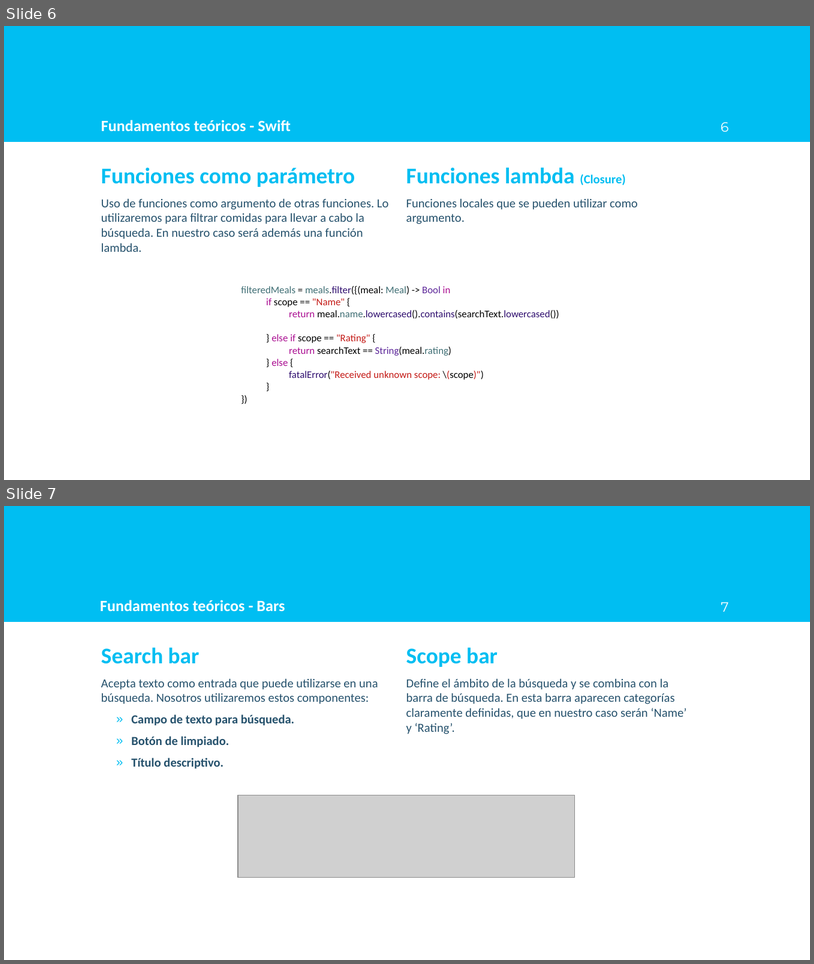
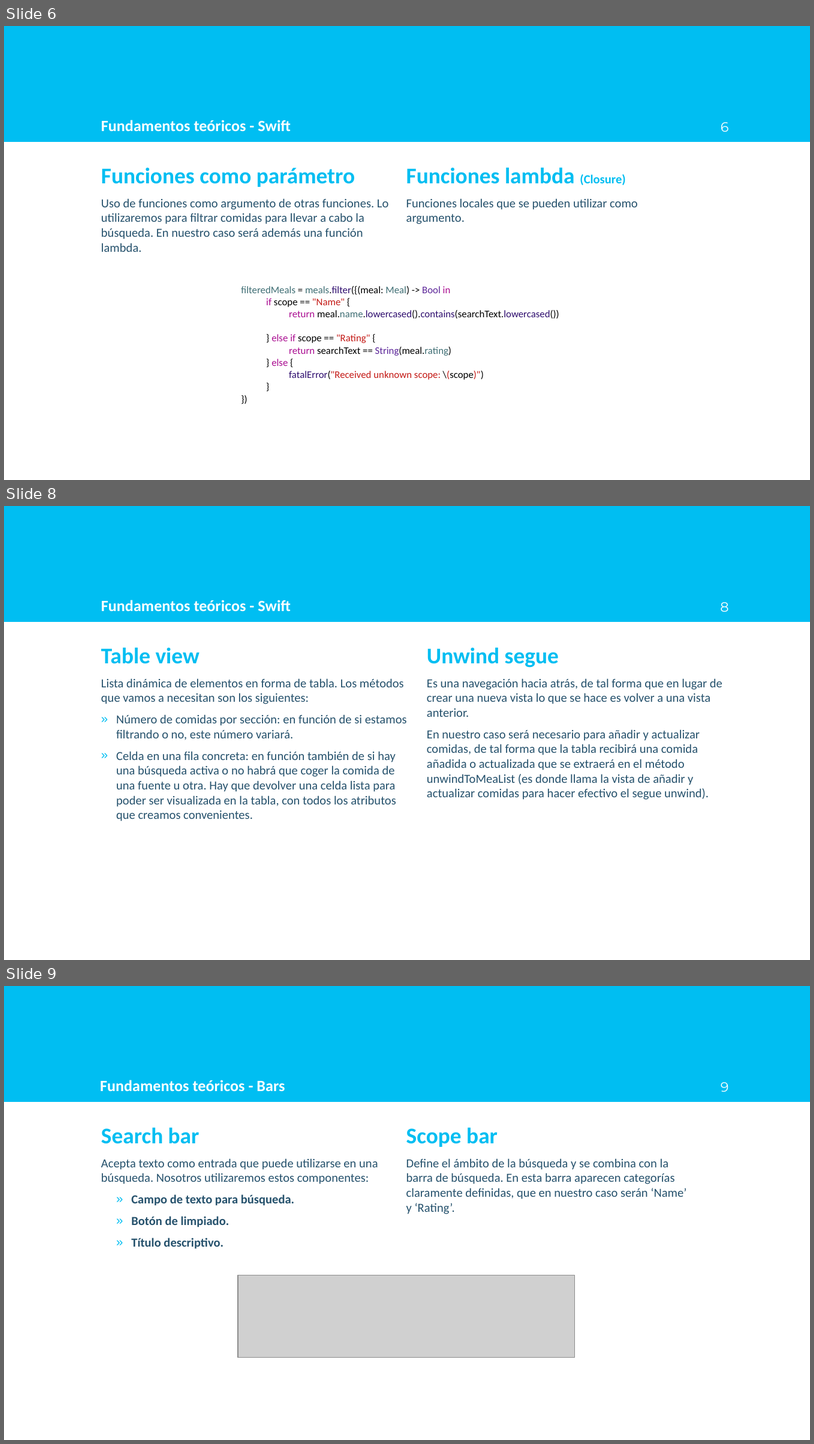
Before and after one commit to AlfonsoLRz/iOS_SearchBar, a slide deck: doc/Presentación.pptx. Shown one above the other, each under a label of ours: slides 6 and 7 before the commit, slides 6, 8 and 9 after it; the slides between them are not shown. The pictures are 814x964 and 814x1444 pixels, drawn with LibreOffice and Linux fonts; fonts in the diff are those of the drawing; grey boxes stand for pictures; background and template pictures are left out. Boxes give left, top, right and bottom in pixels: in the first picture for what was removed or moved away, otherwise in the second. Text is boxed around its words. In the diff, an @@ line names an element or a change of style, - is before the commit and + after.

```diff
--- a/doc/Presentación.pptx
+++ b/doc/Presentación.pptx
@@ slide 8 added at [4, 506, 810, 960], background picture (left out); not listed: 1 template element that a slide beside it also shows @@
@@ title added at [101, 600, 291, 612], 14 pt, text #FFFFFF, bold @@
+Fundamentos teóricos - Swift
@@ page number added at [720, 602, 729, 612], 12 pt, text #FFFFFF @@
+8
@@ text added at [101, 647, 407, 821], 11 pt, text #25516C @@
+Table view
+Lista dinámica de elementos en forma de tabla. Los métodos que vamos a necesitan son los siguientes:
+» Número de comidas por sección: en función de si estamos filtrando o no, este número variará.
+» Celda en una fila concreta: en función también de si hay una búsqueda activa o no habrá que coger la comida de una fuente u otra. Hay que devolver una celda lista para poder ser visualizada en la tabla, con todos los atributos que creamos convenientes.
@@ text added at [427, 647, 723, 799], 11 pt, text #25516C @@
+Unwind segue
+Es una navegación hacia atrás, de tal forma que en lugar de crear una nueva vista lo que se hace es volver a una vista anterior.
+En nuestro caso será necesario para añadir y actualizar comidas, de tal forma que la tabla recibirá una comida añadida o actualizada que se extraerá en el método unwindToMeaList (es donde llama la vista de añadir y actualizar comidas para hacer efectivo el segue unwind).
@@ what was slide 7 is now slide 9 @@
@@ page number at [721, 1082, 729, 1092]: text changed @@
-7
+9
```
Also in this commit, not shown: 1 slide changed, 1 other slide added, 3 other files.
